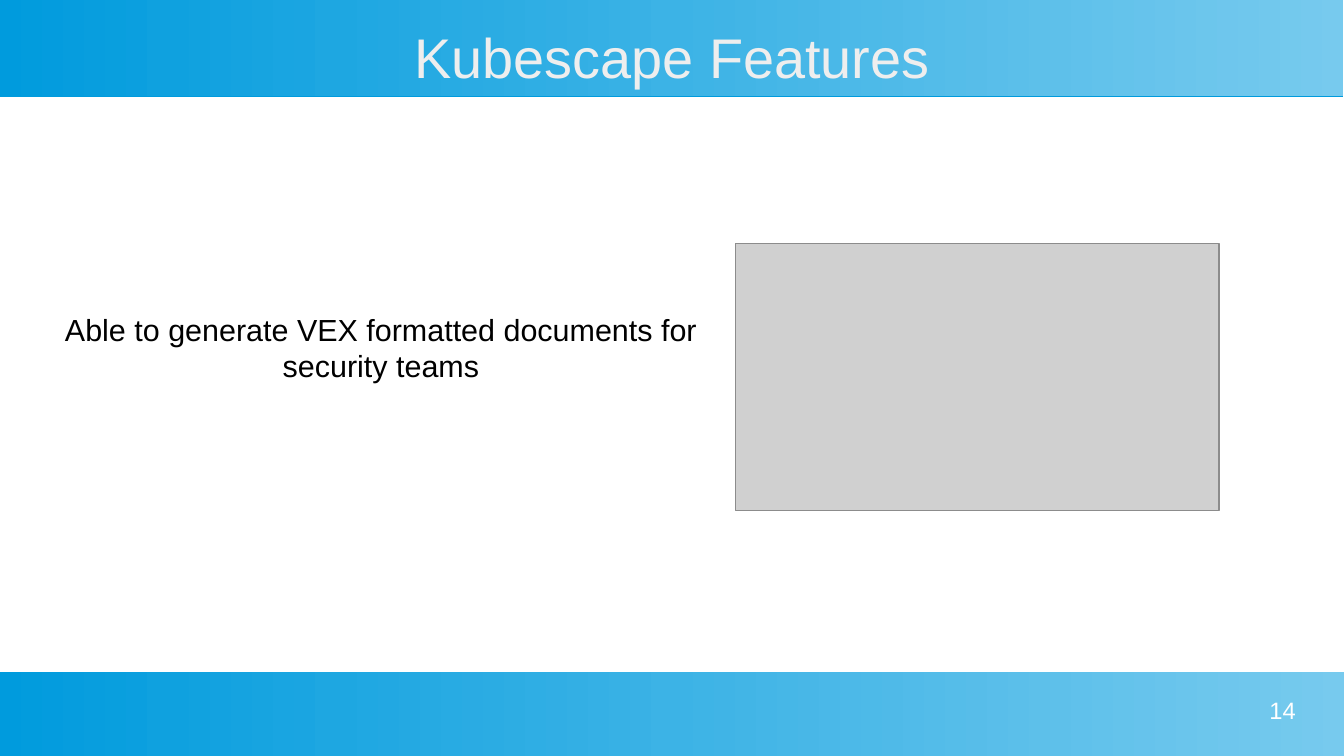
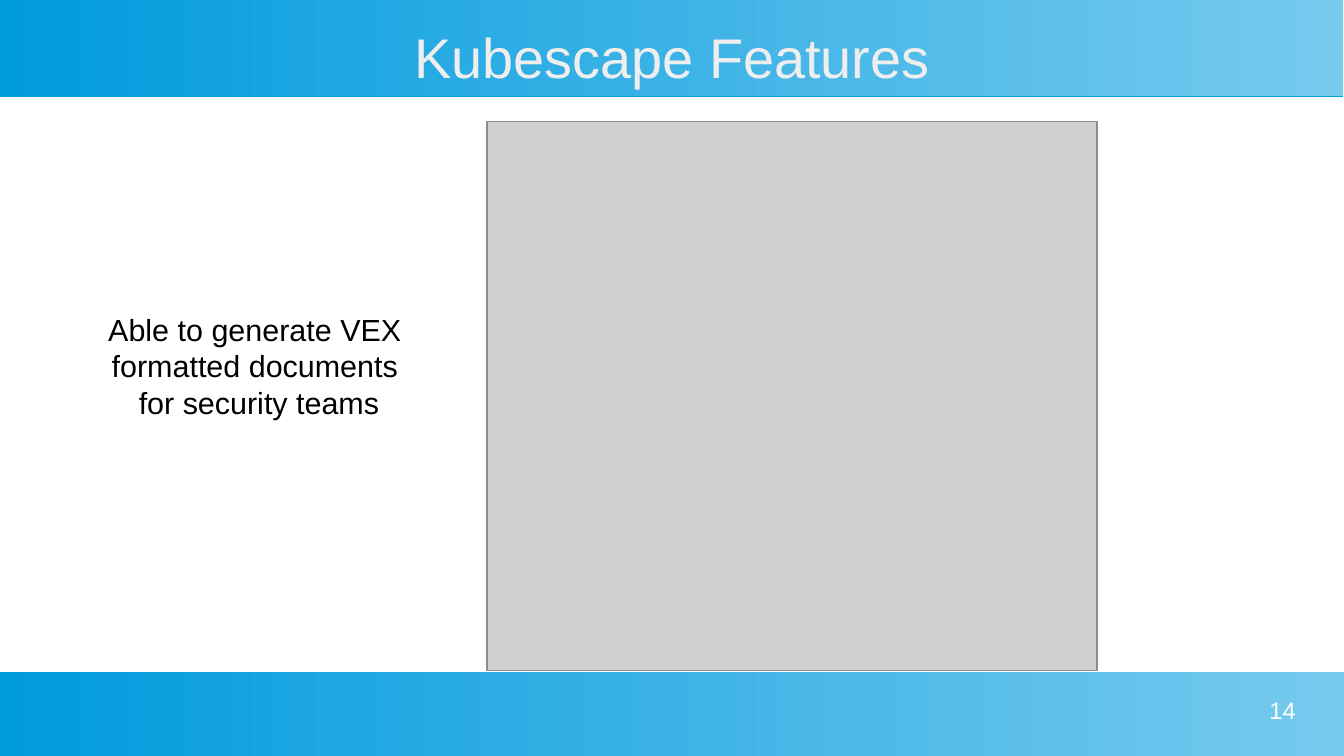
Before and after one commit to Brain2life/cncf-almaty-2026-meetup, a slide deck: slide 14 of presentation/kubescape_presentation.odp. Drawn at 1344x756 pixels with LibreOffice and Linux fonts; fonts in the diff are those of the drawing; grey boxes stand for pictures. Boxes give left, top, right and bottom in pixels: in the first picture for what was removed or moved away, otherwise in the second. Text is boxed around its words. In the diff, an @@ line names an element or a change of style, - is before the commit and + after.

```diff
--- a/presentation/kubescape_presentation.odp
+++ b/presentation/kubescape_presentation.odp
@@ picture: place and size @@
-picture at bbox=[735, 244, 1220, 511]
+picture at bbox=[487, 122, 1098, 671]
@@ text at bbox=[108, 319, 401, 420]: text changed @@
-Able to generate VEX formatted documents for security teams
+Able to generate VEX
+formatted documents
+for security teams
```
Also in this commit, not shown: 1 other slide changed, 1 slide added, 1 other file.
